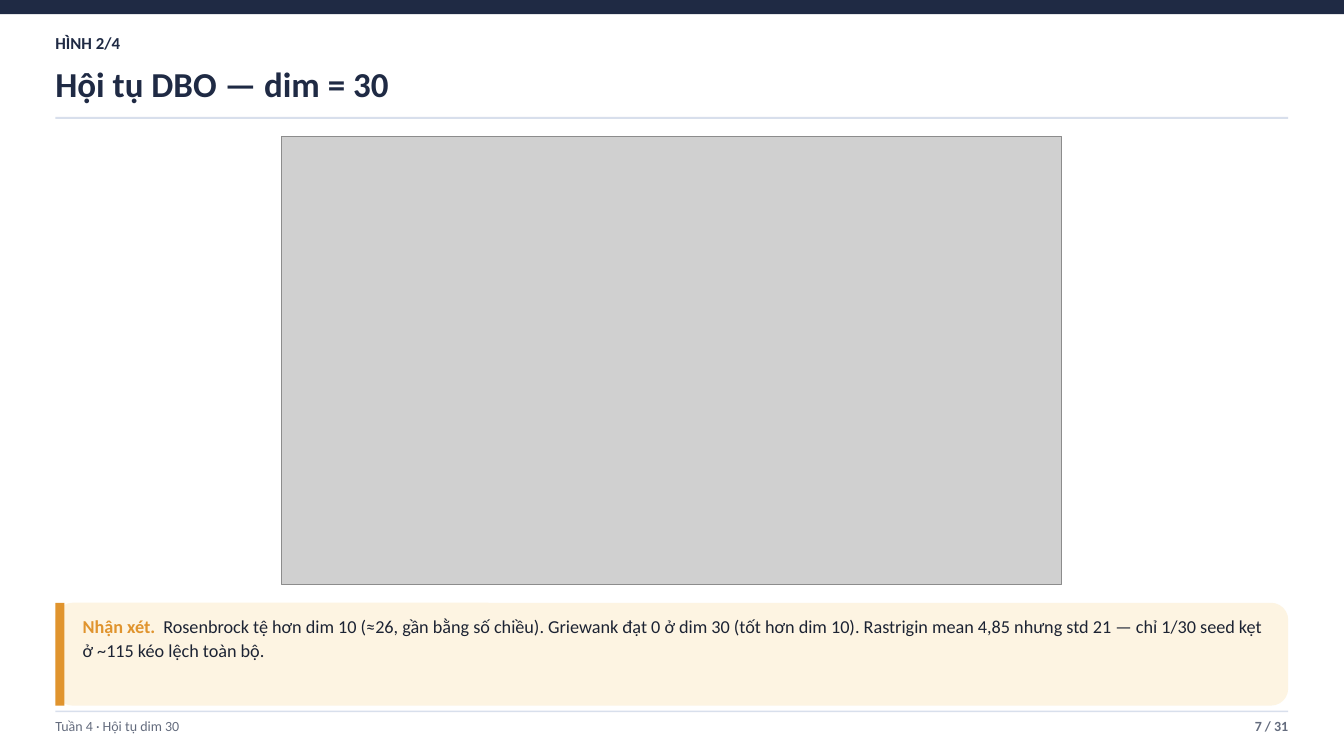
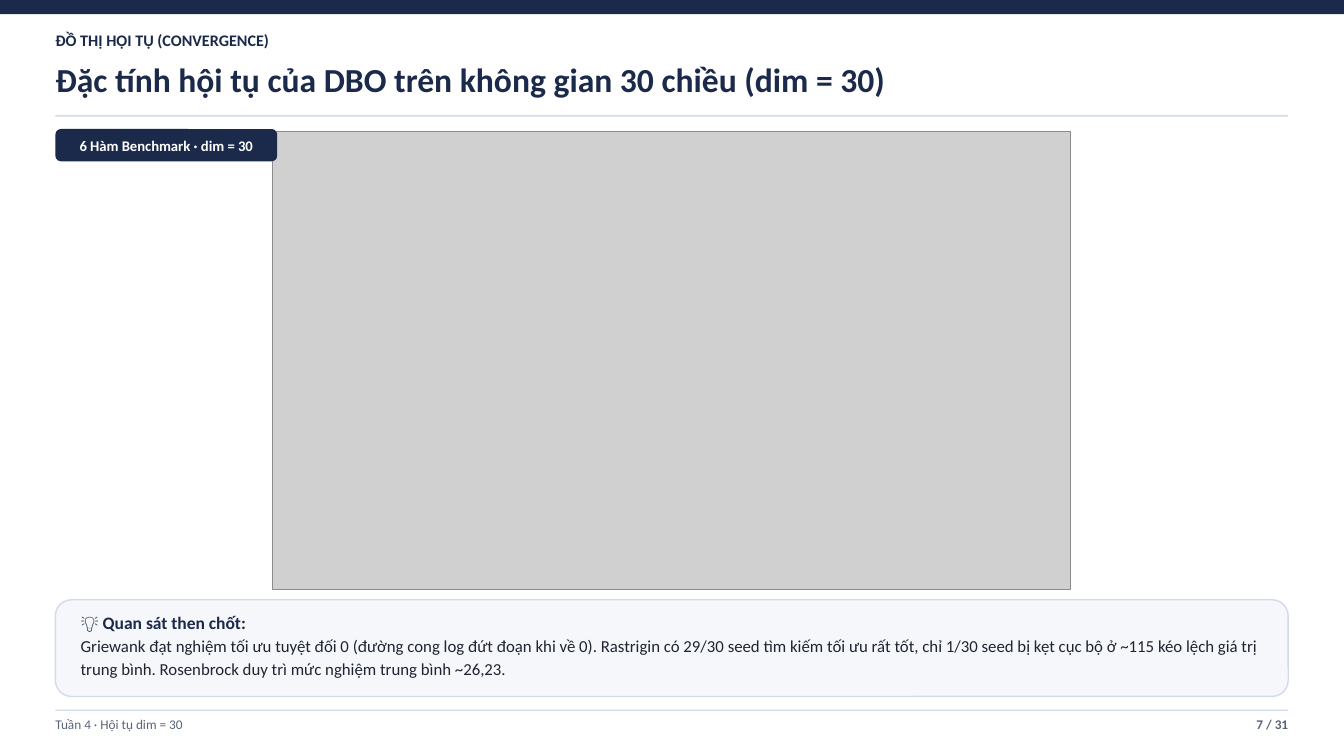
Before and after one commit to duylequang2303/DBO_heathcare, a slide deck: slide 7 of docs/Slide_Tuan_4_5_6_DBO_IDBO.pptx. Drawn at 1344x756 pixels with LibreOffice and Linux fonts; fonts in the diff are those of the drawing; grey boxes stand for pictures. Boxes give left, top, right and bottom in pixels: in the first picture for what was removed or moved away, otherwise in the second. Text is boxed around its words. In the diff, an @@ line names an element or a change of style, - is before the commit and + after.

```diff
--- a/docs/Slide_Tuan_4_5_6_DBO_IDBO.pptx
+++ b/docs/Slide_Tuan_4_5_6_DBO_IDBO.pptx
@@ text at (55,33,268,49): text changed; size 12 to 11.5 pt; text colour #1F2A44 to #1B2A4A @@
-HÌNH 2/4
+ĐỒ THỊ HỘI TỤ (CONVERGENCE)
@@ text at (55,66,884,98): text changed; size 25 to 24 pt; text colour #1F2A44 to #1B2A4A @@
-Hội tụ DBO — dim = 30
+Đặc tính hội tụ của DBO trên không gian 30 chiều (dim = 30)
@@ rectangle at (55,115,1289,117): fill #D8DFEC to #D3DBEA @@
@@ rounded rectangle added at (55,129,277,161), fill #1B2A4A @@
@@ text added at (80,140,253,151), 10.5 pt, text #FFFFFF, bold @@
+6 Hàm Benchmark · dim = 30
@@ picture: place and size @@
-picture at (281,136,1062,585)
+picture at (273,131,1071,590)
@@ rounded rectangle: place and size @@
-rounded rectangle at (55,603,1289,706)
+rounded rectangle at (55,600,1289,697)
@@ rounded rectangle at (55,600,1289,697): fill #FDF4E2 to #F5F7FB; outline none to #D3DBEA 1 pt @@
@@ rectangle removed at (55,603,65,706) @@
@@ text at (81,615,1256,678): text changed; size 13 to 12 pt; text colour #1C2333 to #1E2430 @@
-Nhận xét. Rosenbrock tệ hơn dim 10 (≈26, gần bằng số chiều). Griewank đạt 0 ở dim 30 (tốt hơn dim 10). Rastrigin mean 4,85 nhưng std 21 — chỉ 1/30 seed kẹt ở ~115 kéo lệch toàn bộ.
+💡 Quan sát then chốt:
+Griewank đạt nghiệm tối ưu tuyệt đối 0 (đường cong log đứt đoạn khi về 0). Rastrigin có 29/30 seed tìm kiếm tối ưu rất tốt, chỉ 1/30 seed bị kẹt cục bộ ở ~115 kéo lệch giá trị trung bình. Rosenbrock duy trì mức nghiệm trung bình ~26,23.
@@ text at (55,719,182,731): text changed; size 10 to 9.5 pt; text colour #646C7E to #5A6478 @@
-Tuần 4 · Hội tụ dim 30
+Tuần 4 · Hội tụ dim = 30
@@ text "7 / 31" at (1256,720,1288,729): size 10 to 9.5 pt, text colour #646C7E to #5A6478 @@
```
Also in this commit, not shown: 25 other slides changed, 5 slides added, 5 slides removed, 9 other files.
